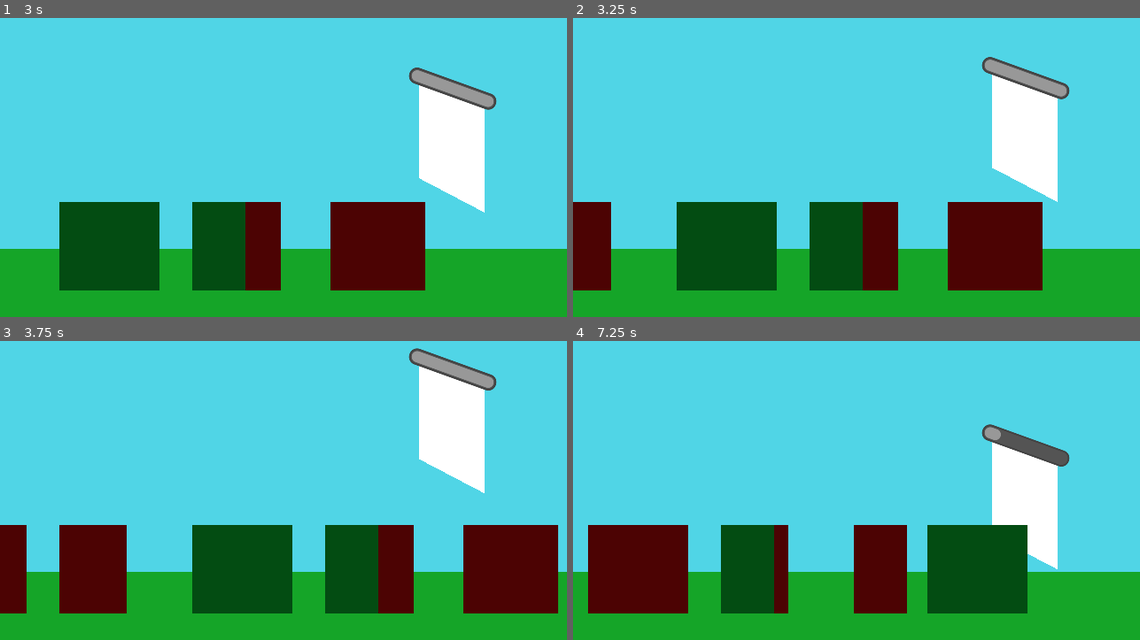
Above: before the commit, frames 1-4 (two rows, left to right).
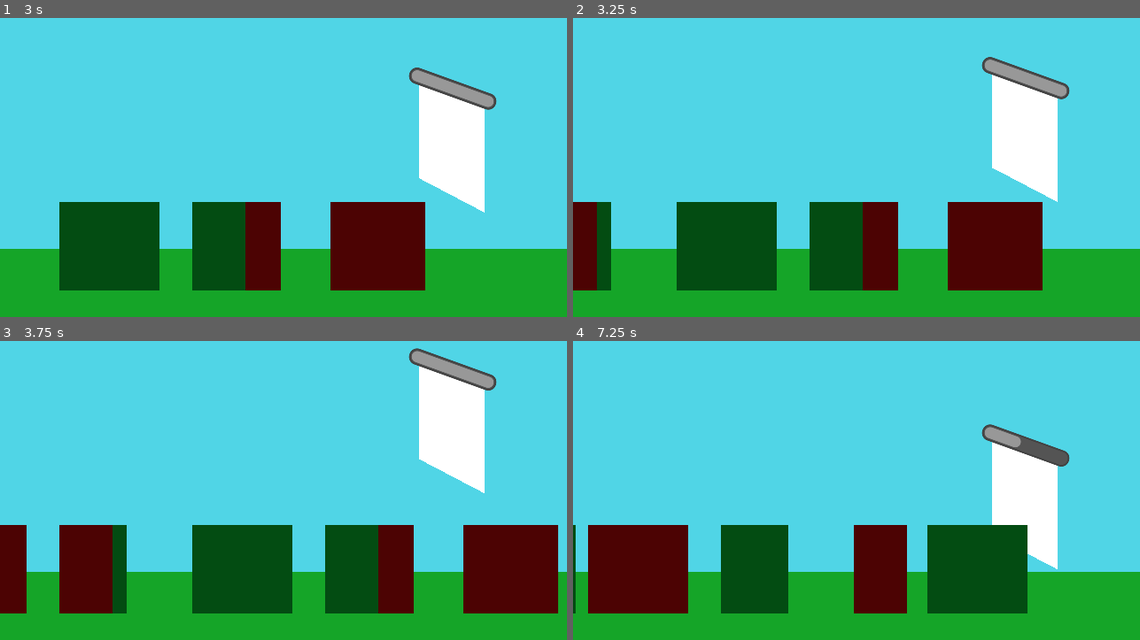
Above: after the commit, the same moments.

Repository: dudezord/01-portcullis
Game: Godot game, scene res://Game.tscn
Two runs of this game, one before a commit and one after it. Both use one fixed random seed, a clock stepped at 60 frames per second and the inputs below.
Inputs:
- Up to frame 1 (3 s): tap Enter at 0.5 s; hold Right 0.53-1.28 s; hold 1 0.53-1.28 s; tap 0 at 0.6, 2.3, 2.85 s; tap Space at 0.77, 1.52 s; hold Left 1.28-2.03 s; tap 1 at 1.35 s; tap 2 at 1.55 s; hold 2 2.03-2.78 s; hold Right from 2.03 s (still down)
- Up to frame 2 (3.25 s): keep holding Right; tap Space at 3.02 s; tap 1 at 3.05 s
- Up to frame 3 (3.75 s): release Right at 3.53 s; hold Left from 3.53 s (still down); hold 1 from 3.53 s (still down)
- Up to frame 4 (7.25 s): tap Space at 3.77, 4.52, 6.02, 6.77 s; tap 2 at 3.8, 4.35, 6.05 s; release 1 at 4.28 s; tap 0 at 4.55, 5.85, 6.8 s; hold Tab 5.03-5.78 s; tap 1 at 5.3 s; release Left at 5.78 s; hold Right from 5.78 s (still down); hold 1 from 6.53 s (still down)

Frame 1 is identical in both runs. In frame 2, 0.7% of the frame differs, in the area x 4-7%, y 61-92%; in frame 3, 0.7%; in frame 4, 1.0%, in the area x 0-80%, y 29-92%.

Commit message:
Weighted spawner for mobs

Diff:
--- a/mobs/Spawner.gd
+++ b/mobs/Spawner.gd
@@ -4,28 +4,46 @@
 export(PackedScene) var enemy_scene
 export(PackedScene) var villager_scene
 
+export(Array, PackedScene) var mob_scenes
+export(Array, float) var mob_weights
+
 func _input(event):
 	var just_pressed = event.is_pressed() and not event.is_echo()
 	if !just_pressed:
 		return
 
-	if Input.is_key_pressed(KEY_1):
-		_spawn(enemy_scene.instance())
-	if Input.is_key_pressed(KEY_2):
-		_spawn(villager_scene.instance())
+	for i in range(1, 10):
+		if Input.is_key_pressed(KEY_0 + i):
+			_spawn(mob_scenes[i-1])
 
-func _spawn(mob : Node2D):
-	if not mob:
+func _spawn(mob_scene : PackedScene):
+	if not mob_scene:
 		return
 
-	add_child(mob)
+	add_child(mob_scene.instance())
+
+func _get_weighted_index():
+	assert(mob_scenes.size() == mob_weights.size())
+
+	var total_weights = 0.0
+
+	for w in mob_weights:
+		total_weights += w
+
+	var r = randf() * total_weights
+
+	var idx = 0
+	var accum_weight = 0.0
+	for w in mob_weights:
+		accum_weight += w
+		if(accum_weight > r):
+			break
+		idx += 1
+
+	return idx
 
 func _on_Timer_timeout():
-	var r = randf()
+	var idx = _get_weighted_index()
+	_spawn(mob_scenes[idx])
 
-	if r < randf():
-		_spawn(enemy_scene.instance())
-	else:
-		_spawn(villager_scene.instance())
-
-	$Timer.wait_time = 1 + randf() * 2; # [1.0, 3.0]
+	$Timer.wait_time = 1 + randf() * 2 # [1.0, 3.0]
